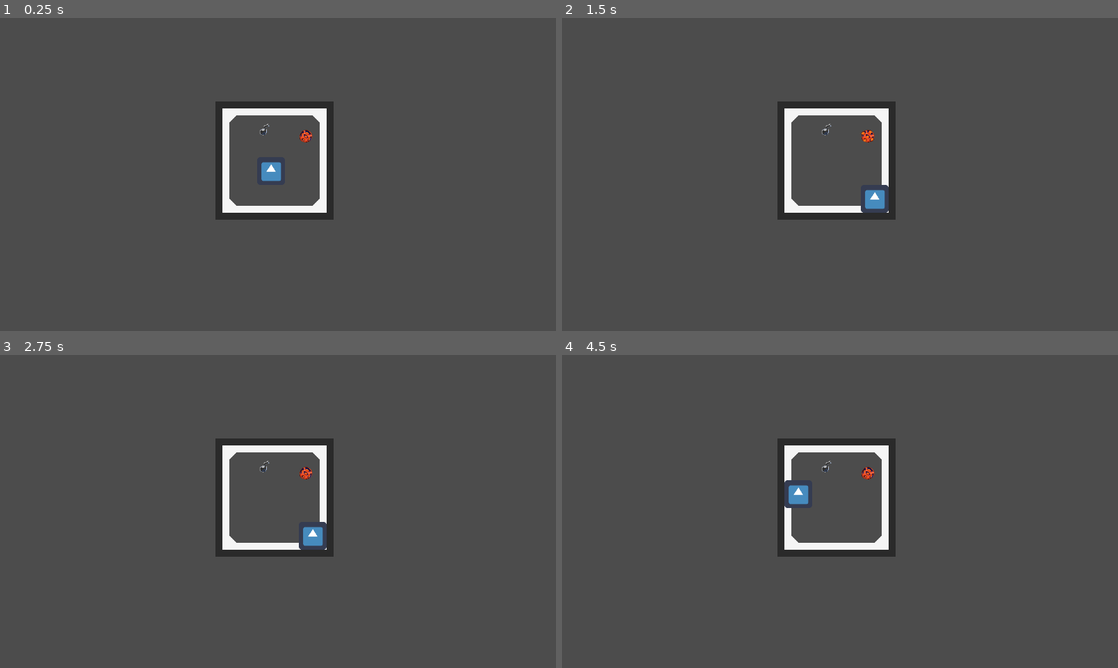
Above: before the commit, frames 1-4 (two rows, left to right).
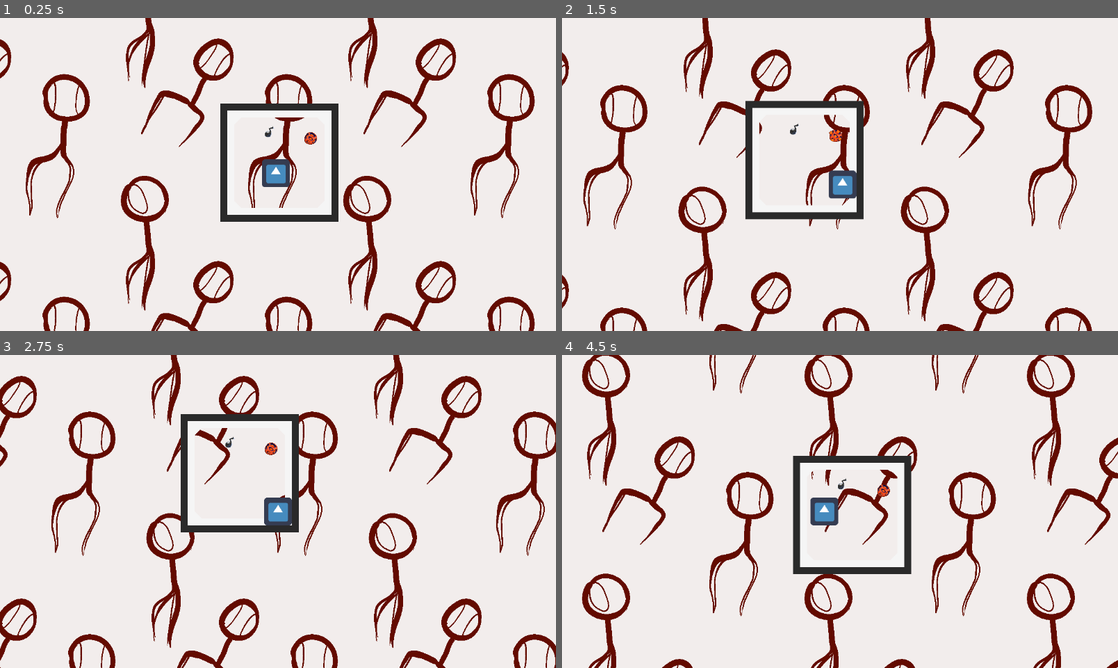
Above: after the commit, the same moments.

Repository: jaclynonacloud/Ceilidh
Game: Godot game, scene res://scenes/rooms/start/Start.tscn
Same seed, same stepped clock (60 frames per second), same inputs: the game is played once before the commit and once after it. The engine's default icon, where the game draws it, is replaced by a stand-in: a white triangle on a blue panel in a dark square.
Inputs:
- Up to frame 1 (0.25 s): no input
- Up to frame 2 (1.5 s): hold Right (ui_right) 0.53-1.28 s; hold Down (ui_down) from 1.28 s (still down)
- Up to frame 3 (2.75 s): release Down (ui_down) at 2.03 s; hold Right (ui_right) from 2.03 s (still down)
- Up to frame 4 (4.5 s): release Right (ui_right) at 2.78 s; hold Up (ui_up) 2.78-3.53 s; hold Left (ui_left) from 3.53 s (still down)

The runs differ from the first frame. In frame 1, 98% of the frame differs, in the area x 0-100%, y 0-100%; in frame 2, 98%; in frame 3, 99%; in frame 4, 99%.
Error in both runs: Trying to assign value of type 'Area2D' to a variable of type 'Area'. (res://scenes/player/Player.gd:5)

Commit message:
CE-17 Created parallax background.

Diff:
--- a/scenes/player/Player.tscn
+++ b/scenes/player/Player.tscn
@@ -21,6 +21,7 @@
 "player",
 ]]
 script = ExtResource( 2 )
+move_speed = 5.0
 
 [node name="AnimatedSprite" type="AnimatedSprite" parent="."]
 frames = SubResource( 1 )
--- /dev/null
+++ b/scenes/rooms/components/parallax_background/ParallaxBackground.gd
@@ -0,0 +1,21 @@
+extends ParallaxBackground
+
+export var auto_x_speed:float = 15.0
+export var auto_y_speed:float = 15.0
+
+onready var p_layer:ParallaxLayer = $ParallaxLayer
+onready var bg:Sprite = $ParallaxLayer/BG
+
+var background_size:Vector2 = Vector2.ZERO
+var current_offset:Vector2 = Vector2.ZERO
+
+func _ready():
+	background_size = bg.texture.get_size()
+
+
+func _process(delta):
+	current_offset.x = lerp(current_offset.x, clamp(0, current_offset.x + auto_x_speed * delta, background_size.x), 0.5)
+	current_offset.y = lerp(current_offset.y, clamp(0, current_offset.y + auto_y_speed * delta, background_size.y), 0.5)
+
+	p_layer.motion_offset = current_offset
+	print(offset)
--- /dev/null
+++ b/scenes/rooms/components/parallax_background/ParallaxBackground.tscn
@@ -0,0 +1,14 @@
+[gd_scene load_steps=3 format=2]
+
+[ext_resource path="res://graphics/textures/parallax/bg-1.png" type="Texture" id=1]
+[ext_resource path="res://scenes/rooms/components/parallax_background/ParallaxBackground.gd" type="Script" id=2]
+
+[node name="ParallaxBackground" type="ParallaxBackground"]
+script = ExtResource( 2 )
+
+[node name="ParallaxLayer" type="ParallaxLayer" parent="."]
+motion_mirroring = Vector2( 2048, 1024 )
+
+[node name="BG" type="Sprite" parent="ParallaxLayer"]
+texture = ExtResource( 1 )
+centered = false
--- a/scenes/rooms/start/Start.tscn
+++ b/scenes/rooms/start/Start.tscn
@@ -1,9 +1,30 @@
-[gd_scene load_steps=5 format=2]
+[gd_scene load_steps=7 format=2]
 
 [ext_resource path="res://scenes/player/Player.tscn" type="PackedScene" id=1]
 [ext_resource path="res://graphics/tilesets/RoomDev.tres" type="TileSet" id=2]
 [ext_resource path="res://scenes/effects/Music.tscn" type="PackedScene" id=3]
 [ext_resource path="res://scenes/entities/static/Steamy.tscn" type="PackedScene" id=4]
+[ext_resource path="res://scenes/rooms/components/parallax_background/ParallaxBackground.tscn" type="PackedScene" id=5]
+
+[sub_resource type="GDScript" id=1]
+script/source = "extends Camera2D
+
+export var target_path:NodePath
+
+var target:Node
+
+func _ready():
+	target = get_node_or_null(target_path)
+
+
+func _process(delta):
+	if target == null: return
+
+	var viewport = get_viewport()
+	var offset = viewport.size / 2
+
+	self.transform.origin = lerp(self.transform.origin, target.transform.origin - offset, 0.6)
+"
 
 [node name="Start" type="Node2D"]
 
@@ -11,6 +32,8 @@
 anchor_mode = 0
 current = true
 smoothing_enabled = true
+script = SubResource( 1 )
+target_path = NodePath("../Player")
 
 [node name="Background" type="TileMap" parent="."]
 tile_set = ExtResource( 2 )
@@ -26,3 +49,7 @@
 
 [node name="Music" parent="." instance=ExtResource( 3 )]
 position = Vector2( 608, 256 )
+
+[node name="ParallaxBackground" parent="." instance=ExtResource( 5 )]
+auto_x_speed = 120.0
+auto_y_speed = 50.0
Binary file added: graphics/textures/parallax/bg-1.png
Not shown, added: graphics/textures/parallax/bg-1.png.import
